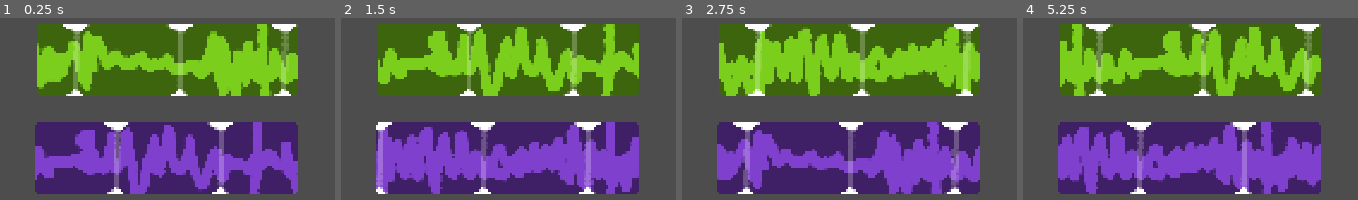
Above: before the commit, frames 1-4 (left to right).
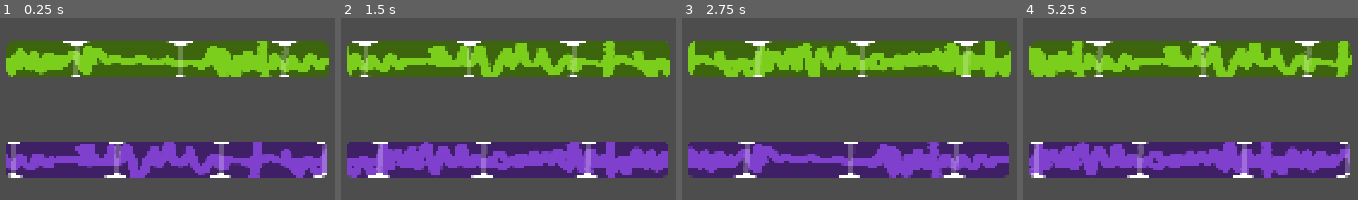
Above: after the commit, the same moments.

Repository: enzo-berti/no-crunch-game-jam-6
Game: Godot game, scene res://game/temp_to_delete/track_test.tscn
Same seed, same stepped clock (60 frames per second), same inputs: the game is played once before the commit and once after it. This scene is started directly instead of the project's main scene.
Inputs:
- Up to frame 1 (0.25 s): no input
- Up to frame 2 (1.5 s): tap I at 0.6, 1.35 s
- Up to frame 3 (2.75 s): tap I at 2.1 s
- Up to frame 4 (5.25 s): tap I every 0.75 s from 2.85 to 5.1 s

The runs differ from the first frame. In frame 1, 47% of the frame differs, in the area x 1-99%, y 3-97%; in frame 2, 48%; in frame 3, 48%; in frame 4, 48%.

Commit message:
feat: add mixing table

Diff:
--- /dev/null
+++ b/sans-transition/game/mix_table/mix_table.tscn
@@ -0,0 +1,80 @@
+[gd_scene format=3 uid="uid://bjhc6mbk2n4n1"]
+
+[ext_resource type="Texture2D" uid="uid://dgf3ehstk1u66" path="res://game/mix_table/sprites/tablette_ref.png" id="1_y51vw"]
+[ext_resource type="Texture2D" uid="uid://bmvfdga6fm2wi" path="res://game/mix_table/sprites/tablette solo.png" id="2_rphpj"]
+[ext_resource type="Texture2D" uid="uid://bcmmyi2hocxhc" path="res://game/mix_table/sprites/Layer 53.png" id="3_247ce"]
+[ext_resource type="Texture2D" uid="uid://bebnt0x4np4c1" path="res://game/mix_table/sprites/ecran base.png" id="3_rphpj"]
+[ext_resource type="PackedScene" uid="uid://bdw4luwg2yhdq" path="res://game/vizualizer/track_visualizer.tscn" id="5_wuq5k"]
+[ext_resource type="Script" uid="uid://1opklquswpf3" path="res://game/dj_input.gd" id="6_247ce"]
+
+[sub_resource type="GDScript" id="GDScript_kp4uu"]
+resource_name = "InputTest"
+script/source = "extends Node
+
+@export var track_visualizer_a: TrackVisualizer
+@export var track_visualizer_b: TrackVisualizer
+
+@export var dj_input_left: DJInput
+@export var dj_input_right: DJInput
+
+func _ready() -> void:
+	dj_input_left.input_shifted.connect(
+		func(value: float): track_visualizer_a.speed_scale += value
+	)
+
+	dj_input_right.input_shifted.connect(
+		func(value: float): track_visualizer_b.speed_scale += value
+	)
+"
+
+[node name="MixTable" type="Node2D" unique_id=438255488]
+
+[node name="TabletteRef" type="Sprite2D" parent="." unique_id=1743856446]
+visible = false
+scale = Vector2(0.75, 0.75)
+texture = ExtResource("1_y51vw")
+centered = false
+
+[node name="Visual" type="Node2D" parent="." unique_id=885483339]
+scale = Vector2(0.75, 0.75)
+
+[node name="Base" type="Sprite2D" parent="Visual" unique_id=1364645613]
+position = Vector2(1281.3334, 1112)
+texture = ExtResource("2_rphpj")
+
+[node name="Stand" type="Sprite2D" parent="Visual" unique_id=2092668068]
+position = Vector2(1290.6666, 904)
+texture = ExtResource("3_247ce")
+
+[node name="Screens" type="Sprite2D" parent="Visual/Stand" unique_id=1588145583]
+texture = ExtResource("3_rphpj")
+
+[node name="TrackVisualizerA" parent="Visual/Stand/Screens" unique_id=1299234425 instance=ExtResource("5_wuq5k")]
+position = Vector2(-1.3333327, -132.00003)
+track_duration = 5.0
+
+[node name="TrackVisualizerB" parent="Visual/Stand/Screens" unique_id=1443232581 instance=ExtResource("5_wuq5k")]
+position = Vector2(-9.333373, 148.00002)
+track_duration = 5.0
+
+[node name="Track" parent="Visual/Stand/Screens/TrackVisualizerB/ScreenMask" parent_id_path=PackedInt32Array(1443232581, 1414859341) index="0" unique_id=1840377646]
+self_modulate = Color(0.69899964, 0.13999999, 1, 1)
+
+[node name="DJInputLeft" type="Node" parent="." unique_id=996665280]
+script = ExtResource("6_247ce")
+multiplier = -0.1
+
+[node name="DJInputRight" type="Node" parent="." unique_id=945628514]
+script = ExtResource("6_247ce")
+input_side = 1
+multiplier = -0.1
+
+[node name="Glue" type="Node" parent="." unique_id=253026878 node_paths=PackedStringArray("track_visualizer_a", "track_visualizer_b", "dj_input_left", "dj_input_right")]
+script = SubResource("GDScript_kp4uu")
+track_visualizer_a = NodePath("../Visual/Stand/Screens/TrackVisualizerA")
+track_visualizer_b = NodePath("../Visual/Stand/Screens/TrackVisualizerB")
+dj_input_left = NodePath("../DJInputLeft")
+dj_input_right = NodePath("../DJInputRight")
+
+[editable path="Visual/Stand/Screens/TrackVisualizerA"]
+[editable path="Visual/Stand/Screens/TrackVisualizerB"]
--- a/sans-transition/game/synchronizer/synchronizer.gd
+++ b/sans-transition/game/synchronizer/synchronizer.gd
@@ -1,4 +1,4 @@
-class_name Track_Synchroniser
+class_name Synchroniser
 extends Node
 
 signal tracks_in_range_signal(in_range: bool)
--- a/sans-transition/game/vizualizer/track_visualizer.tscn
+++ b/sans-transition/game/vizualizer/track_visualizer.tscn
@@ -1,7 +1,7 @@
 [gd_scene format=3 uid="uid://bdw4luwg2yhdq"]
 
 [ext_resource type="Script" uid="uid://d0gbroyp3yy4r" path="res://game/vizualizer/track_visualizer.gd" id="1_qpb78"]
-[ext_resource type="Texture2D" uid="uid://db2q7xug6r42a" path="res://game/vizualizer/sprites/temp.png" id="2_gnhaj"]
+[ext_resource type="Texture2D" uid="uid://d0cnfvobkyy2p" path="res://game/mix_table/sprites/masque.png" id="2_qfvwl"]
 [ext_resource type="Texture2D" uid="uid://dvrgx7xglyh4x" path="res://game/vizualizer/sprites/placeholder_track.png" id="3_lyss6"]
 [ext_resource type="Texture2D" uid="uid://igdh84ttxki4" path="res://game/vizualizer/sprites/cursor.png" id="4_gnhaj"]
 [ext_resource type="Texture2D" uid="uid://cdb0yg4qvs1q1" path="res://game/vizualizer/sprites/bar_marker.png" id="4_lyss6"]
@@ -15,13 +15,13 @@
 [node name="ScreenMask" type="Sprite2D" parent="." unique_id=1414859341]
 clip_children = 1
 position = Vector2(6, -8)
-texture = ExtResource("2_gnhaj")
+texture = ExtResource("2_qfvwl")
 
 [node name="Track" type="Sprite2D" parent="ScreenMask" unique_id=1840377646]
 self_modulate = Color(0.6, 1, 0.14117648, 1)
 texture_repeat = 2
-position = Vector2(156, 1.25)
-scale = Vector2(1, 1.204698)
+position = Vector2(156, 0.49999917)
+scale = Vector2(1, 0.59731567)
 texture = ExtResource("3_lyss6")
 region_enabled = true
 region_rect = Rect2(0, 0, 2000, 149)
Binary file added: sans-transition/game/mix_table/sprites/From selection.png
Not shown, added: sans-transition/game/mix_table/sprites/From selection.png.import
Binary file added: sans-transition/game/mix_table/sprites/Layer 52.png
Not shown, added: sans-transition/game/mix_table/sprites/Layer 52.png.import
Binary file added: sans-transition/game/mix_table/sprites/Layer 53.png
Not shown, added: sans-transition/game/mix_table/sprites/Layer 53.png.import
Binary file added: sans-transition/game/mix_table/sprites/Layer 55.png
Not shown, added: sans-transition/game/mix_table/sprites/Layer 55.png.import
Binary file added: sans-transition/game/mix_table/sprites/New group.png
Not shown, added: sans-transition/game/mix_table/sprites/New group.png.import
Binary file added: sans-transition/game/mix_table/sprites/Sync A.png
Not shown, added: sans-transition/game/mix_table/sprites/Sync A.png.import
(and 18 more such lines)
